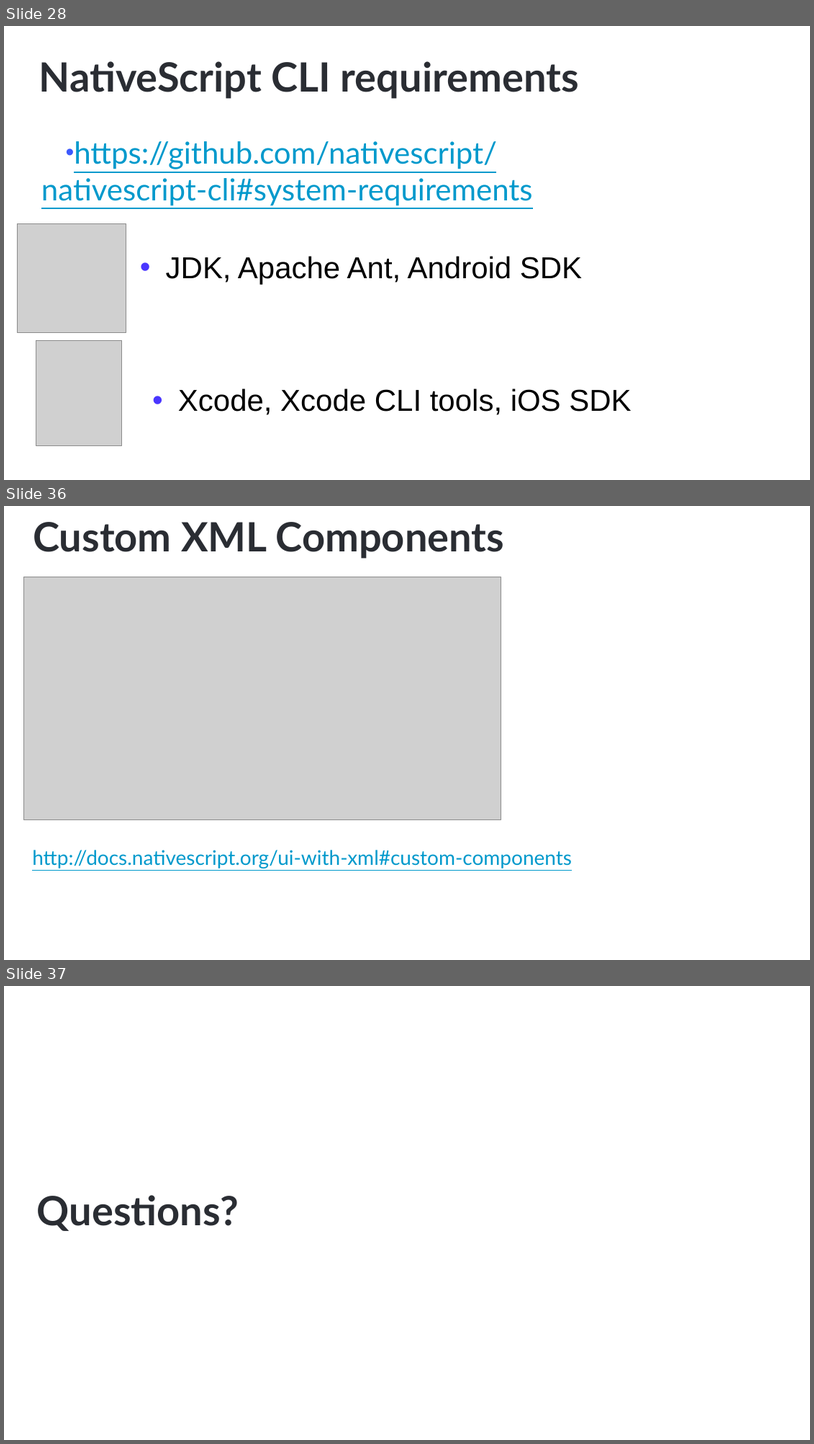
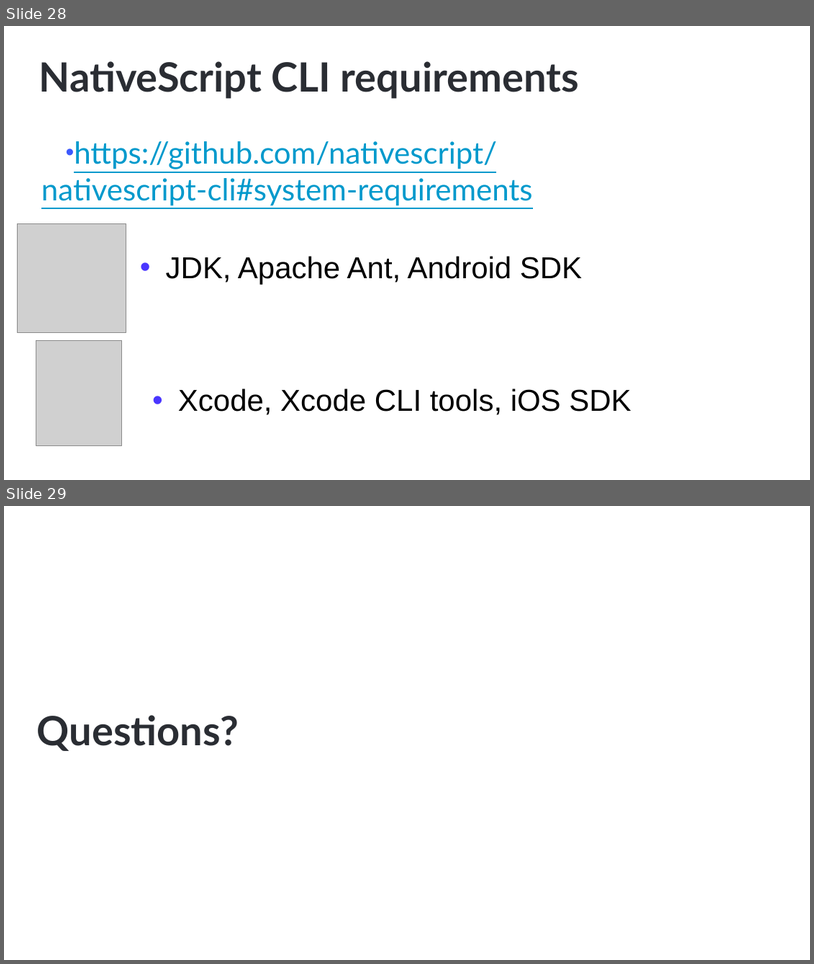
Before and after one commit to NativeScript/NativeScript-NEXT-Workshop, a slide deck: slides/1-Intro/intro.pptx. Shown one above the other, each under a label of ours: slides 28, 36 and 37 before the commit, slides 28 and 29 after it; the slides between them are not shown. The pictures are 814x1444 and 814x964 pixels, drawn with LibreOffice and Linux fonts; fonts in the diff are those of the drawing; grey boxes stand for pictures; background and template pictures are left out. Boxes give left, top, right and bottom in pixels: in the first picture for what was removed or moved away, otherwise in the second. Text is boxed around its words. In the diff, an @@ line names an element or a change of style, - is before the commit and + after.

```diff
--- a/slides/1-Intro/intro.pptx
+++ b/slides/1-Intro/intro.pptx
@@ slide 36 removed at <box>4,506,810,960</box>, background #FFFFFF @@
@@ title removed at <box>33,522,504,559</box> @@
-Custom XML Components
@@ picture removed at <box>24,577,502,820</box> @@
@@ text removed at <box>32,849,572,868</box> @@
-http://docs.nativescript.org/ui-with-xml#custom-components
@@ what was slide 37 is now slide 29 @@
```
Also in this commit, not shown: 2 slides changed, 7 other slides removed, 1 other file.
